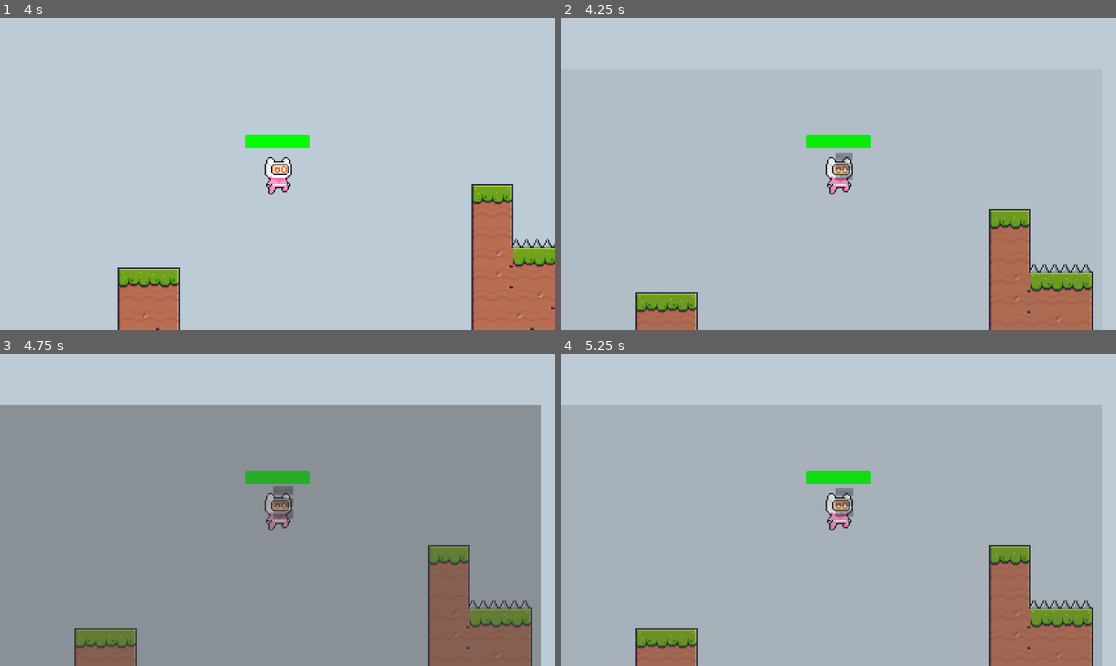
Above: before the commit, frames 1-4 (two rows, left to right).
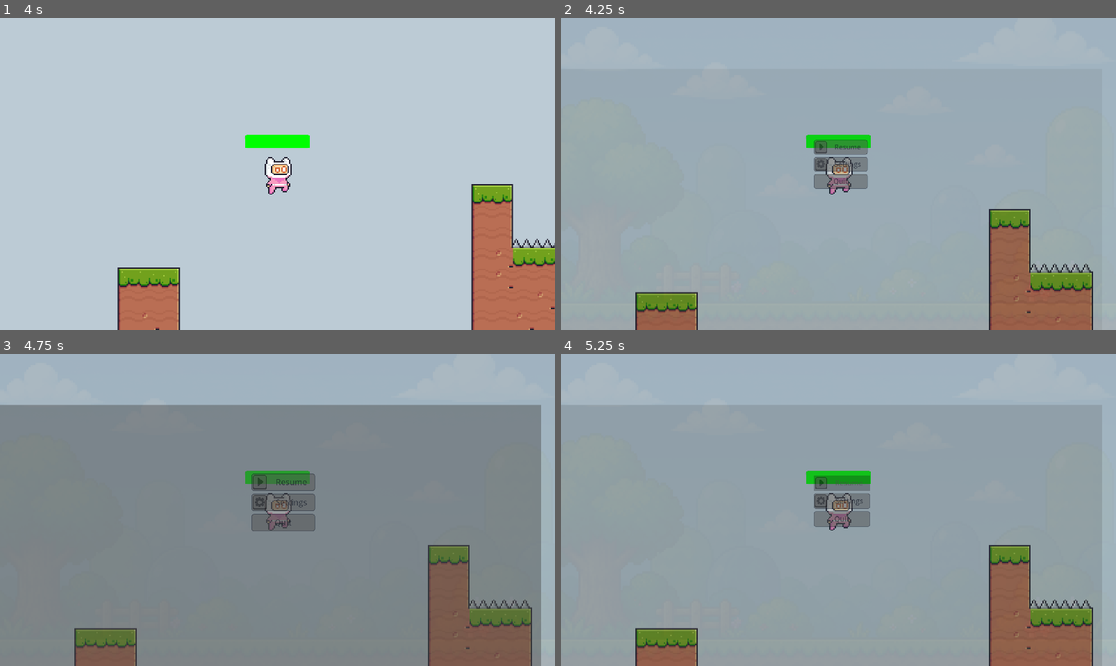
Above: after the commit, the same moments.

Repository: higginscameron/CSCI-4350-Project
Game: Godot game, scene res://scenes/level_1.tscn
Same seed, same stepped clock (60 frames per second), same inputs: the game is played once before the commit and once after it.
Inputs:
- Up to frame 1 (4 s): hold D (move_right) 0.53-2.03 s; tap Space (jump) at 0.77, 1.52, 3.02, 3.77 s; hold A (move_left) 2.03-2.78 s; hold D (move_right) from 2.78 s (still down)
- Up to frame 2 (4.25 s): keep holding D (move_right); tap Escape (pause) at 4.15 s
- Up to frame 3 (4.75 s): release D (move_right) at 4.28 s; hold A (move_left) from 4.28 s (still down); tap Space (jump) at 4.52 s
- Up to frame 4 (5.25 s): release A (move_left) at 5 s; click "Resume" at 5 s

Frame 1 is identical in both runs. In frame 2, 61% of the frame differs, in the area x 0-100%, y 0-100%; in frame 3, 16%; in frame 4, 16%.

Commit message:
Add pause menu background and looping music from Test_Pause_music
Ports the visual pause-menu treatment (Pause_Menu1.png backdrop,
styled Resume/Settings/Quit buttons) and the LEGO Ninjago Overture
background track from the Test_Pause_music branch, applied on top
of the current develop content so the trap, enemy, and health bar
work already on develop is preserved.

Co-Authored-By: Claude Sonnet 5 <noreply@anthropic.com>

Diff:
--- a/scenes/level_1.tscn
+++ b/scenes/level_1.tscn
@@ -7,6 +7,10 @@
 [ext_resource type="Script" uid="uid://sg35pbwlo4ix" path="res://scenes/pause.gd" id="4_5xbjy"]
 [ext_resource type="PackedScene" path="res://actors/traps/spikes.tscn" id="6_fcfvj"]
 [ext_resource type="PackedScene" uid="uid://gli5nttuh6g6" path="res://actors/traps/saw.tscn" id="6_pa8r4"]
+[ext_resource type="Texture2D" uid="uid://dn6je6th7mrkx" path="res://assets/Menu/Buttons/Play.png" id="10_playicon"]
+[ext_resource type="Texture2D" uid="uid://caj1enip18510" path="res://scenes/Background/Pause_Menu1.png" id="10_pausebg"]
+[ext_resource type="Texture2D" uid="uid://cxj1b4onp01rw" path="res://assets/Menu/Buttons/Settings.png" id="10_settingsicon"]
+[ext_resource type="AudioStream" uid="uid://dlq8rqravocnr" path="res://audio/LEGO Ninjago Overture (Original Score).mp3" id="10_music"]
 
 [sub_resource type="TileSetAtlasSource" id="TileSetAtlasSource_rus8k"]
 texture = ExtResource("2_bswci")
@@ -295,6 +299,18 @@
 &"pause_out": SubResource("Animation_pa8r4")
 }
 
+[sub_resource type="StyleBoxFlat" id="StyleBoxFlat_pausebtn"]
+bg_color = Color(1, 1, 1, 1)
+border_width_left = 2
+border_width_top = 2
+border_width_right = 2
+border_width_bottom = 2
+border_color = Color(0.101960786, 0.16470589, 0.36862746, 1)
+corner_radius_top_left = 8
+corner_radius_top_right = 8
+corner_radius_bottom_right = 8
+corner_radius_bottom_left = 8
+
 [node name="Level1" type="Node2D" unique_id=1839125871]
 
 [node name="Background" type="Sprite2D" parent="." unique_id=100923810]
@@ -331,6 +347,19 @@
 grow_horizontal = 2
 grow_vertical = 2
 script = ExtResource("4_5xbjy")
+
+[node name="TextureRect" type="TextureRect" parent="PauseLayer/Pause" unique_id=274359248]
+modulate = Color(1, 1, 1, 0.5686275)
+self_modulate = Color(1, 1, 1, 0.5686275)
+layout_mode = 1
+anchors_preset = 15
+anchor_right = 1.0
+anchor_bottom = 1.0
+grow_horizontal = 2
+grow_vertical = 2
+texture = ExtResource("10_pausebg")
+expand_mode = 1
+stretch_mode = 6
 
 [node name="ColorRect" type="ColorRect" parent="PauseLayer/Pause" unique_id=702747968]
 layout_mode = 1
@@ -384,18 +413,41 @@
 
 [node name="Resume" type="Button" parent="PauseLayer/Pause/MarginContainer/VBoxContainer" unique_id=1372943694]
 process_mode = 3
+custom_minimum_size = Vector2(220, 60)
 layout_mode = 2
+theme_override_colors/font_color = Color(0.101960786, 0.16470589, 0.36862746, 1)
+theme_override_colors/font_hover_color = Color(0.9411765, 0.9411765, 0.9411765, 1)
+theme_override_colors/font_hover_pressed_color = Color(0.8784314, 0.8784314, 0.8784314, 1)
+theme_override_font_sizes/font_size = 28
+theme_override_styles/normal = SubResource("StyleBoxFlat_pausebtn")
 text = "Resume"
+icon = ExtResource("10_playicon")
+expand_icon = true
 
 [node name="Settings" type="Button" parent="PauseLayer/Pause/MarginContainer/VBoxContainer" unique_id=1786625980]
 process_mode = 3
+custom_minimum_size = Vector2(220, 60)
 layout_mode = 2
+theme_override_colors/font_color = Color(0.101960786, 0.16470589, 0.36862746, 1)
+theme_override_colors/font_hover_color = Color(0.9411765, 0.9411765, 0.9411765, 1)
+theme_override_colors/font_hover_pressed_color = Color(0.8784314, 0.8784314, 0.8784314, 1)
+theme_override_font_sizes/font_size = 28
+theme_override_styles/normal = SubResource("StyleBoxFlat_pausebtn")
 text = "Settings"
+icon = ExtResource("10_settingsicon")
+expand_icon = true
 
 [node name="Quit" type="Button" parent="PauseLayer/Pause/MarginContainer/VBoxContainer" unique_id=853423875]
 process_mode = 3
+custom_minimum_size = Vector2(220, 60)
 layout_mode = 2
+theme_override_colors/font_color = Color(0.101960786, 0.16470589, 0.36862746, 1)
+theme_override_colors/font_hover_color = Color(0.9411765, 0.9411765, 0.9411765, 1)
+theme_override_colors/font_hover_pressed_color = Color(0.8784314, 0.8784314, 0.8784314, 1)
+theme_override_font_sizes/font_size = 28
+theme_override_styles/normal = SubResource("StyleBoxFlat_pausebtn")
 text = "Quit"
+expand_icon = true
 
 [node name="AnimationPlayer" type="AnimationPlayer" parent="PauseLayer/Pause" unique_id=302715165]
 process_mode = 3
@@ -729,5 +781,9 @@
 [node name="Spikes95" parent="." unique_id=279288407 instance=ExtResource("6_fcfvj")]
 position = Vector2(904, 672)
 
+[node name="AudioStreamPlayer" type="AudioStreamPlayer" parent="." unique_id=128500090]
+stream = ExtResource("10_music")
+autoplay = true
+
 [connection signal="pressed" from="PauseLayer/Pause/MarginContainer/VBoxContainer/Resume" to="PauseLayer/Pause" method="_on_resume_pressed"]
 [connection signal="pressed" from="PauseLayer/Pause/MarginContainer/VBoxContainer/Quit" to="PauseLayer/Pause" method="_on_quit_pressed"]
Not shown, added: audio/LEGO Ninjago Overture (Original Score).mp3.import
Binary file added: scenes/Background/Pause_Menu1.png
Not shown, added: scenes/Background/Pause_Menu1.png.import
Not shown, added: audio/LEGO Ninjago Overture (Original Score).mp3
